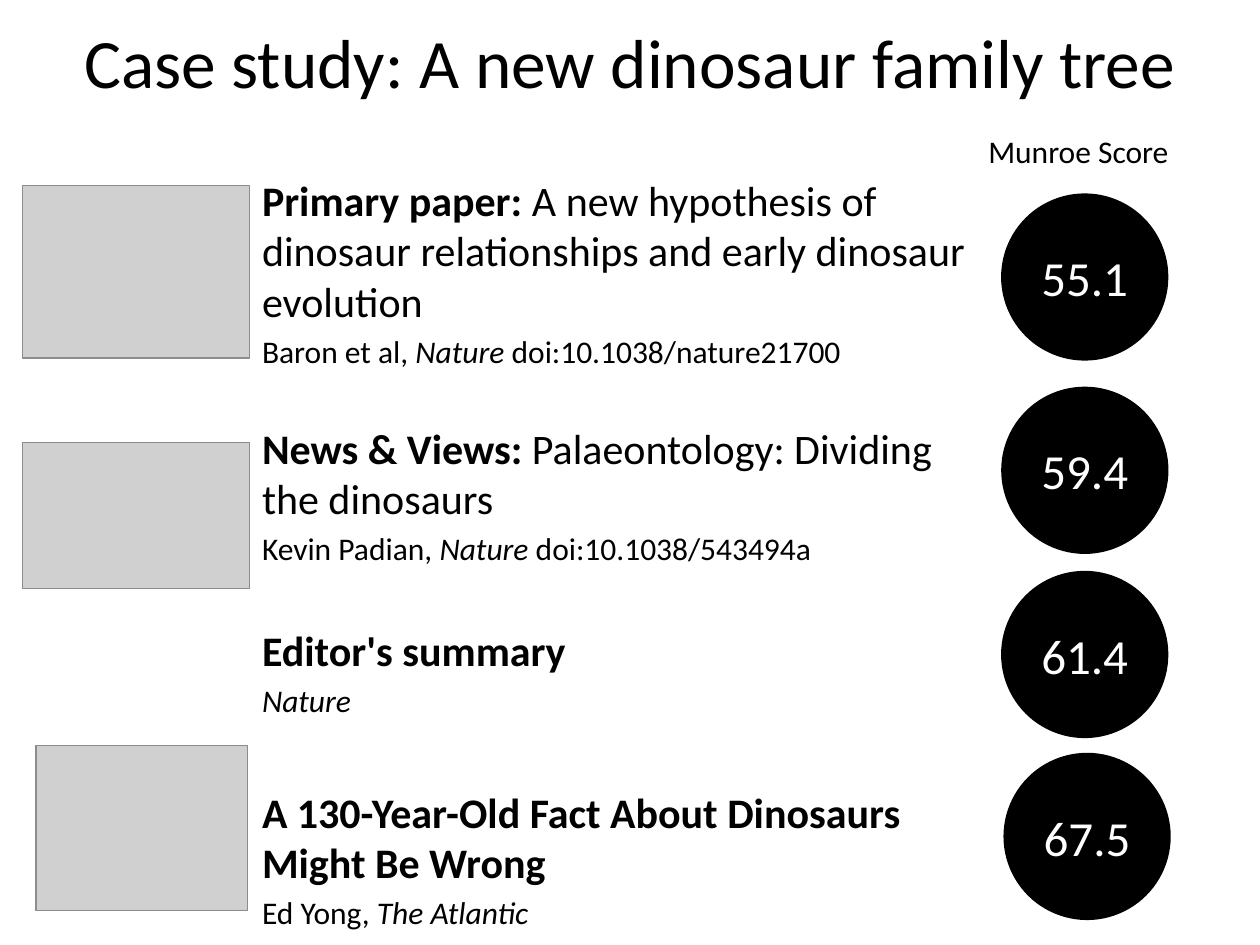
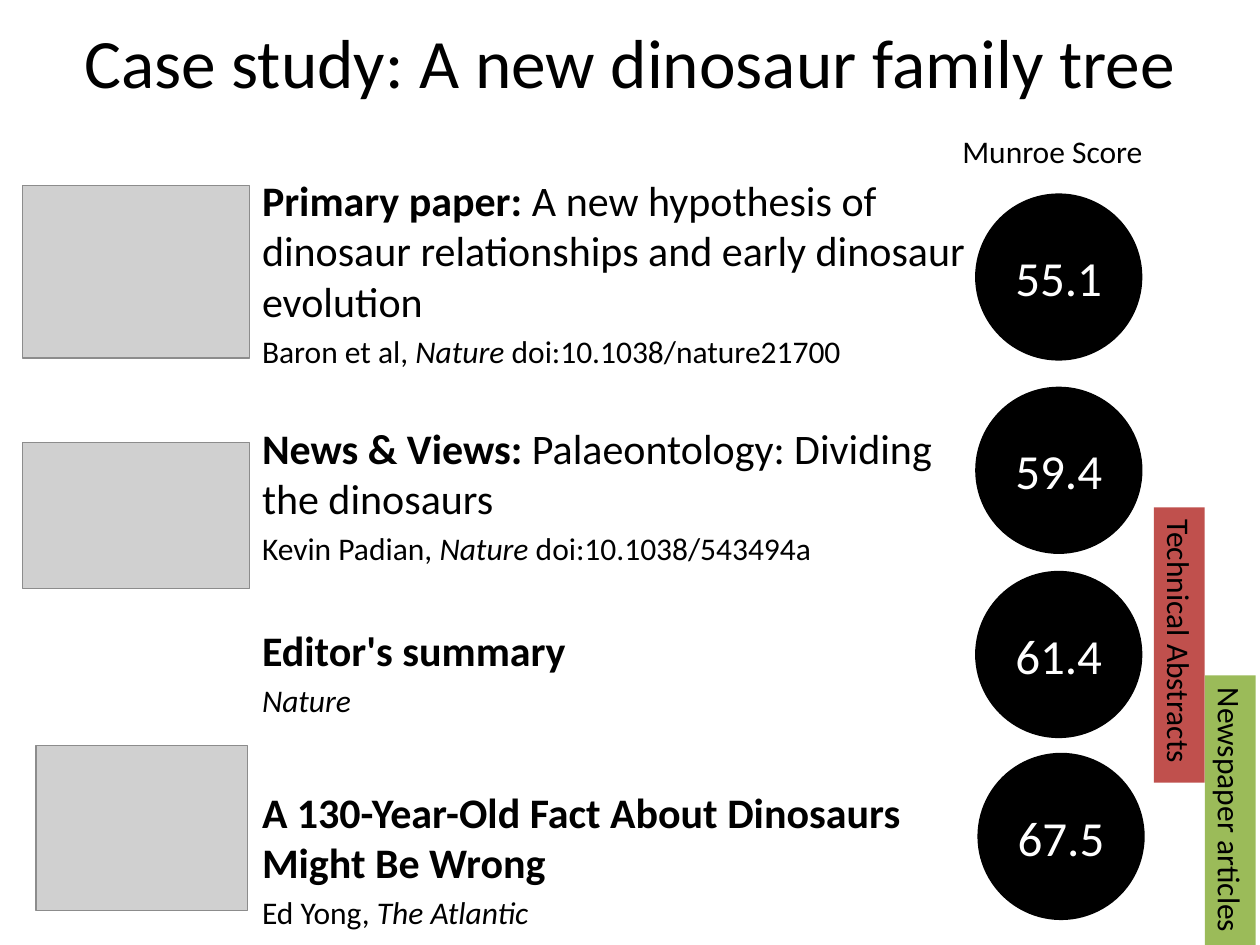
Before and after one commit to ejh243/MunroeJargonProfiler, a slide deck: slide 1 of introductory_slides/case_study_dinosaurs.pptx. Drawn at 1260x945 pixels with LibreOffice and Linux fonts; fonts in the diff are those of the drawing; grey boxes stand for pictures. Boxes give left, top, right and bottom in pixels: in the first picture for what was removed or moved away, otherwise in the second. Text is boxed around its words. In the diff, an @@ line names an element or a change of style, - is before the commit and + after.

Commit message:
final slides

```diff
--- a/introductory_slides/case_study_dinosaurs.pptx
+++ b/introductory_slides/case_study_dinosaurs.pptx
@@ 4 ellipses, 1 text: place and size @@
-4 ellipses, 1 text at [988,142,1169,919]
+4 ellipses, 1 text at [962,142,1143,919]
@@ rectangle added at [1154,508,1205,782], fill #C0504D, 18 pt, text #000000 @@
+Technical Abstracts
@@ rectangle added at [1205,675,1256,945], fill #9BBB59, 18 pt, text #000000 @@
+Newspaper articles
```
Also in this commit, not shown: 1 other file.
